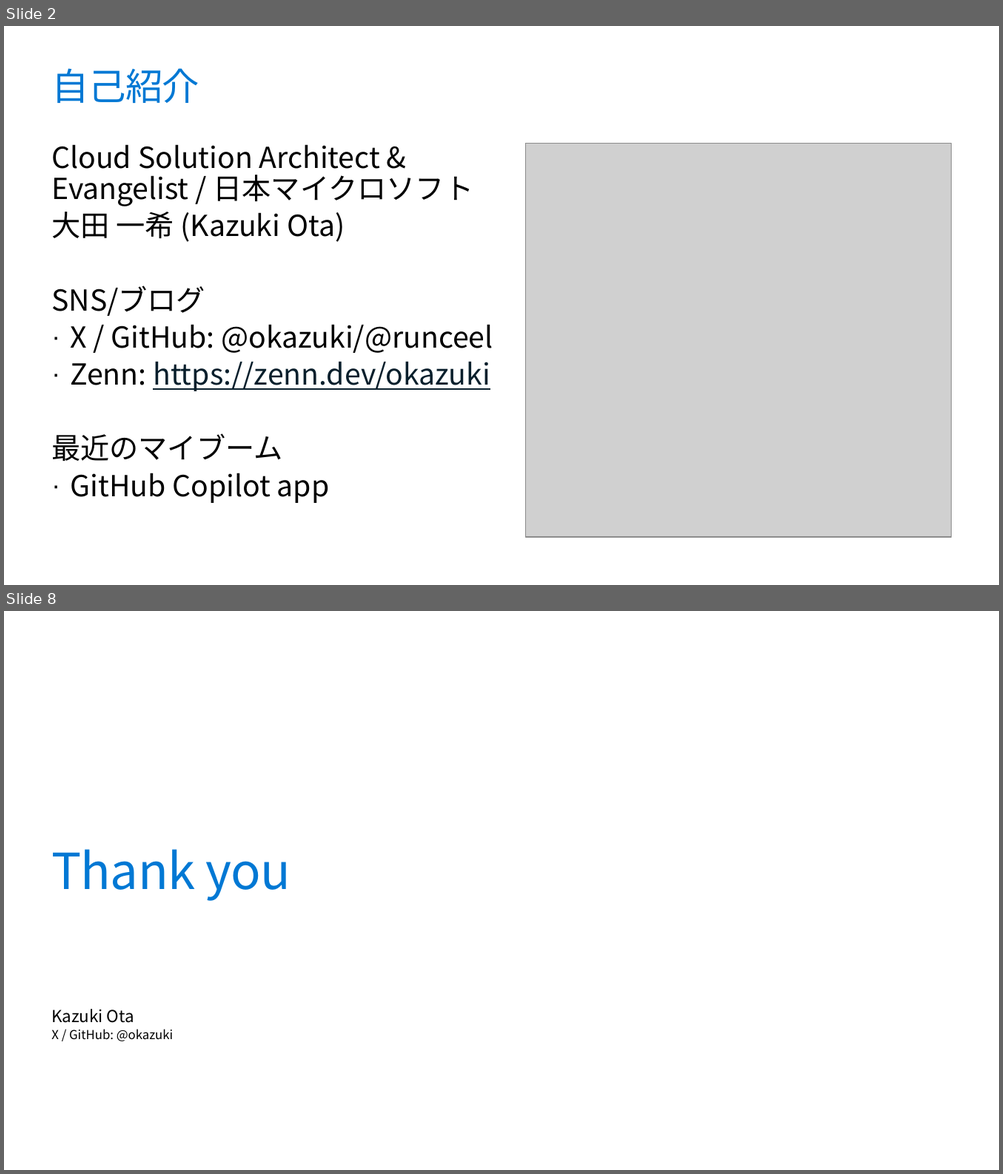
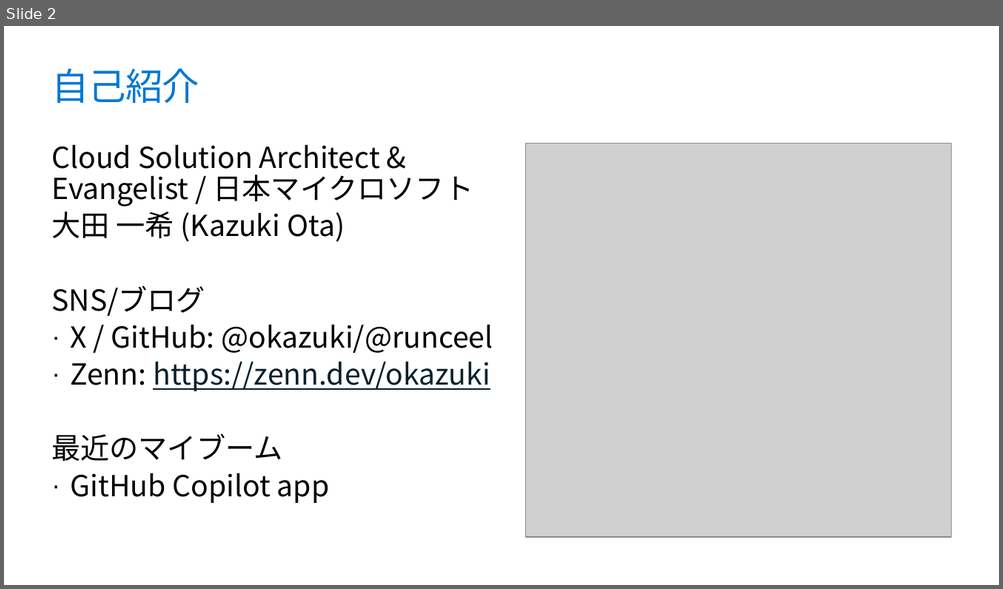
Before and after one commit to runceel/super-dotnet-new-01, a slide deck: slides.pptx. Shown one above the other, each under a label of ours: slides 2 and 8 before the commit, slide 2 after it; the slides between them are not shown. The pictures are 1003x1174 and 1003x589 pixels, drawn with LibreOffice and Linux fonts; fonts in the diff are those of the drawing; grey boxes stand for pictures; background and template pictures are left out. Boxes give left, top, right and bottom in pixels: in the first picture for what was removed or moved away, otherwise in the second. Text is boxed around its words. In the diff, an @@ line names an element or a change of style, - is before the commit and + after.

```diff
--- a/slides.pptx
+++ b/slides.pptx
@@ slide 8 removed at (4,611,999,1170), background picture (left out) @@
@@ title removed at (51,849,290,901) @@
-Thank you
@@ text removed at (51,1009,134,1023) @@
-Kazuki Ota
@@ text removed at (51,1029,173,1042) @@
-X / GitHub: @okazuki
```
Also in this commit, not shown: 3 slides changed, 3 slides added, 3 other slides removed.
